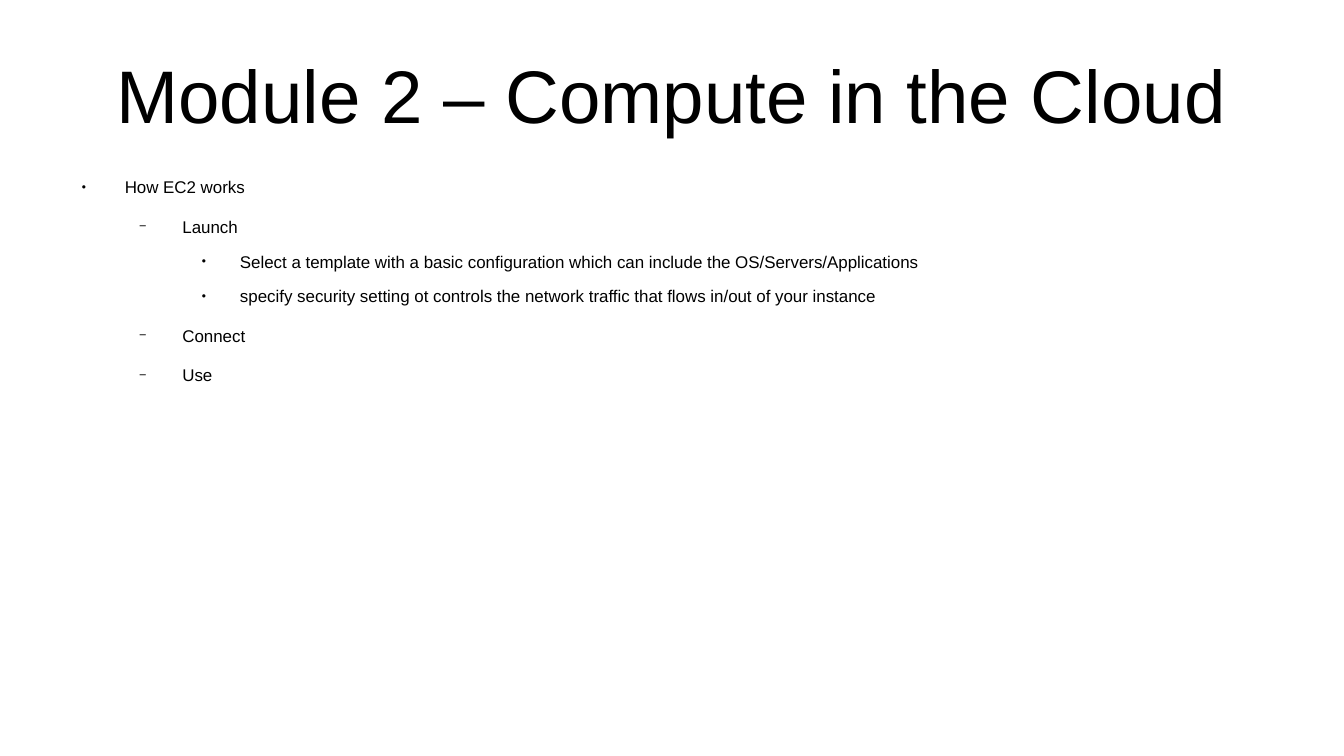
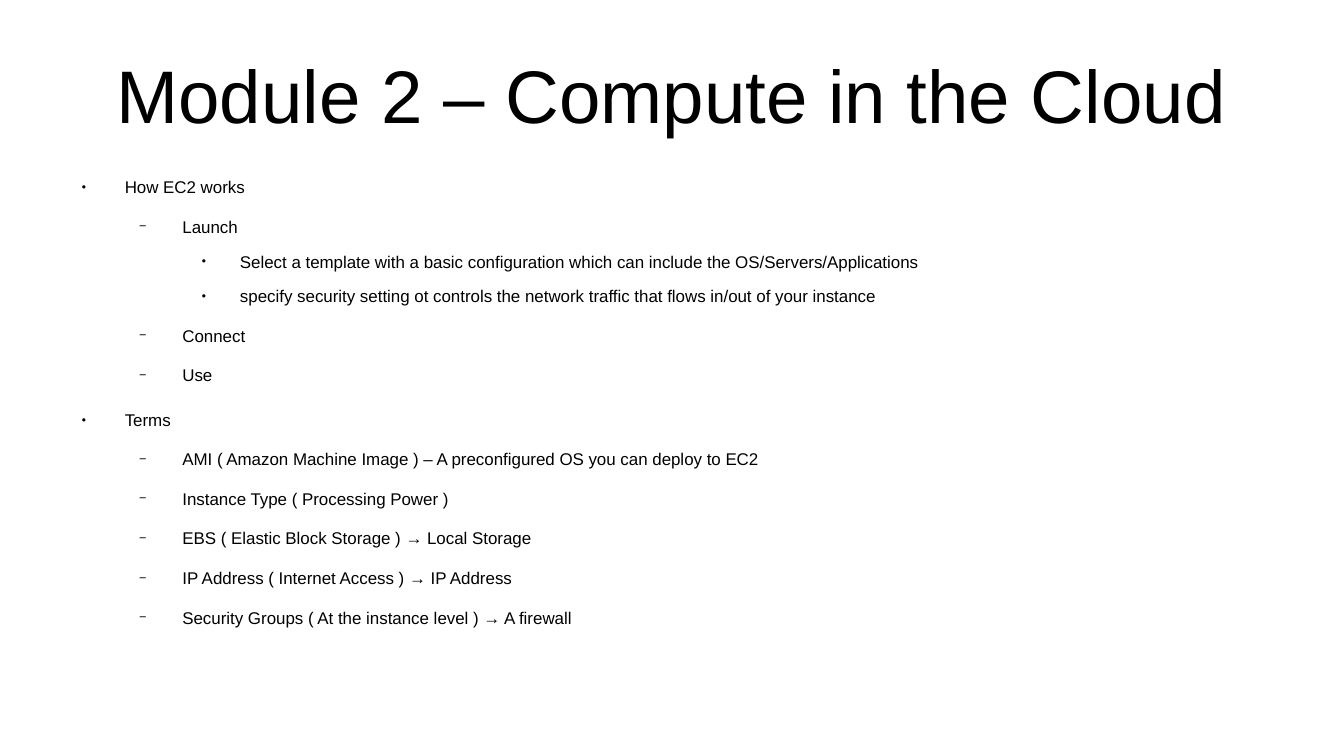
Before and after one commit to CharlesStockman/notesFromCourses, a slide deck: slide 10 of aws/cloud_practitioner/AWS.odp (slide 7 before the commit). Drawn at 1344x756 pixels with LibreOffice and Linux fonts; fonts in the diff are those of the drawing. Boxes give left, top, right and bottom in pixels: in the first picture for what was removed or moved away, otherwise in the second. Text is boxed around its words. In the diff, an @@ line names an element or a change of style, - is before the commit and + after.

```diff
--- a/aws/cloud_practitioner/AWS.odp
+++ b/aws/cloud_practitioner/AWS.odp
@@ text at (x1=125, y1=414, x2=759, y2=628): paragraphs added @@
+● Terms
+  − AMI ( Amazon Machine Image ) – A preconfigured OS you can deploy to EC2
+  − Instance Type ( Processing Power )
+  − EBS ( Elastic Block Storage ) → Local Storage
+  − IP Address ( Internet Access ) → IP Address
+  − Security Groups ( At the instance level ) → A firewall
```
Also in this commit, not shown: 24 other slides changed, 21 slides added, 21 slides removed, 10 other files.
